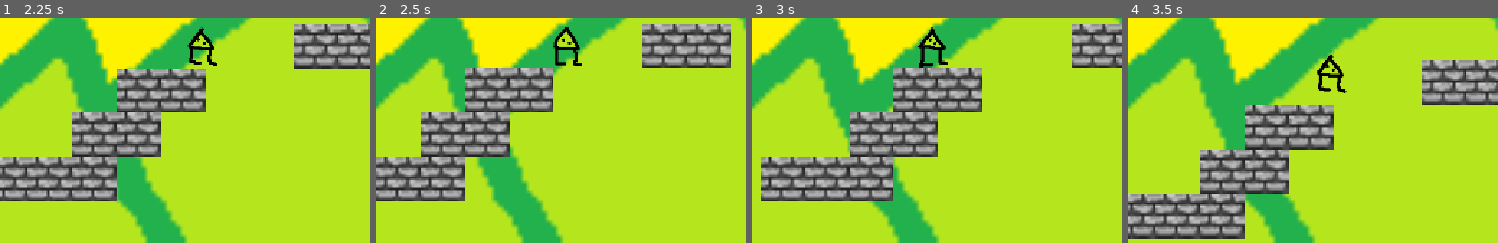
Above: before the commit, frames 1-4 (left to right).
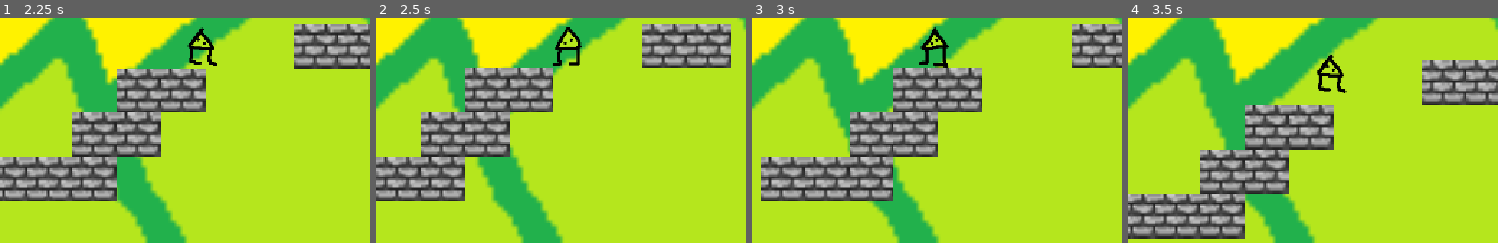
Above: after the commit, the same moments.

Repository: banana-piecake/gorbformer
Game: Godot game, scene res://node.tscn
Two runs of this game, one before a commit and one after it. Both use one fixed random seed, a clock stepped at 60 frames per second and the inputs below.
Inputs:
- Up to frame 1 (2.25 s): hold D (right) 0.53-2.03 s; tap W (jump) at 0.77, 1.52 s; hold A (left) from 2.03 s (still down)
- Up to frame 2 (2.5 s): keep holding A (left)
- Up to frame 3 (3 s): release A (left) at 2.78 s; hold D (right) from 2.78 s (still down)
- Up to frame 4 (3.5 s): keep holding D (right); tap W (jump) at 3.02 s
The pictures show only the part of the screen within x 23-73%, y 50-100%; the shares and areas given below are measured in that part.

Frame 1 is identical in both runs. In frame 2, 0.6% of the frame differs, in the area x 47-56%, y 4-22%; in frame 3, 0.8%, in the area x 44-54%, y 4-23%; in frame 4, nothing differs.

Commit message:
flip sprite when moving left/right

Diff:
--- a/gorbformer/node.tscn
+++ b/gorbformer/node.tscn
@@ -77,5 +77,5 @@
 stretch_mode = 4
 
 [node name="TileMapLayer" type="TileMapLayer" parent="." unique_id=166964716]
-tile_map_data = PackedByteArray("AAABACgAAAAAAAAAAAACACgAAAA …(720 unchanged characters)… AAAAAAAATAAoAAAAAAAAAAAAYAAkAAAAAAAAAAAA=")
+tile_map_data = PackedByteArray("AAABACgAAAAAAAAAAAACACgAAAA …(720 unchanged characters)… AAAAAAAATAAoAAAAAAAAAAAAYAAkAAAAAAAAAAAAdAAkAAAAAAAAAAAAkAAkAAAAAAAAAAAApAAkAAAAAAAAAAAAsAAkAAAAAAAAAAAAtAAgAAAAAAAAAAAAvAAcAAAAAAAAAAAAxAAYAAAAAAAAAAAA=")
 tile_set = SubResource("TileSet_bot31")
--- a/gorbformer/player.gd
+++ b/gorbformer/player.gd
@@ -26,5 +26,10 @@
 		velocity.x = velocity.x + direction * SPEED
 	else:
 		velocity.x = move_toward(velocity.x * 0.5, 0, SPEED)
-
+# flip sprite when move right
+	if velocity.x > 0:
+		$AnimatedSprite2D.flip_h = false
+	# same for left
+	elif velocity.x < 0:
+		$AnimatedSprite2D.flip_h = true
 	move_and_slide()
Not shown, added: gorbformer/export_presets.cfg
